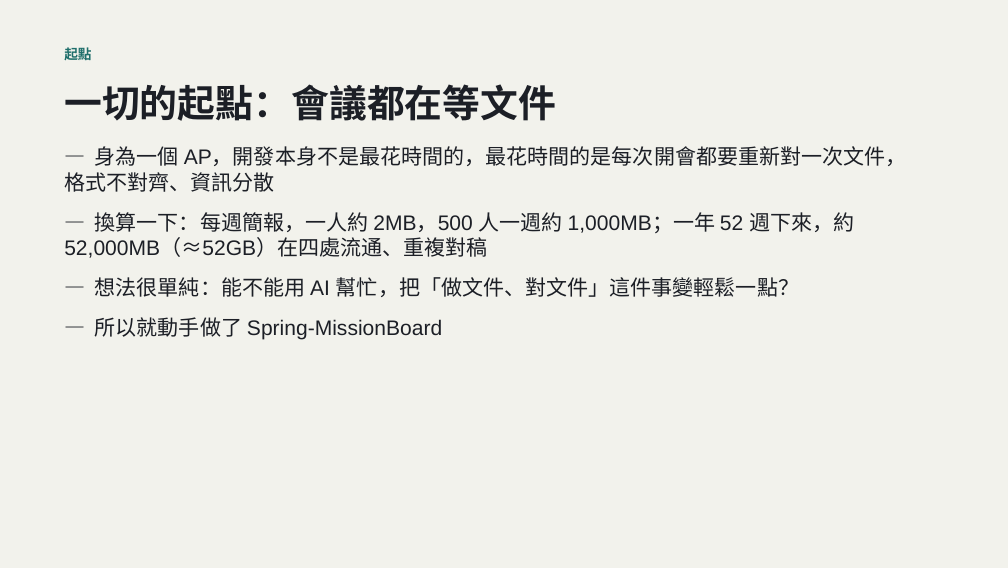
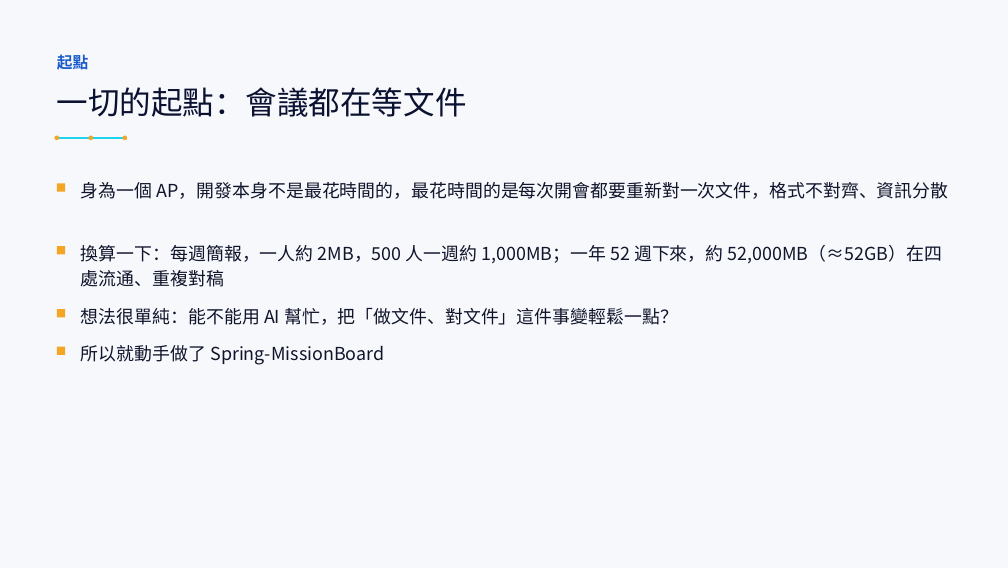
Before and after one commit to LinGaOscar/Spring-MissionBoard, a slide deck: slide 3 of docs/從HTML到SaaS_AI開發技巧回顧.pptx. Drawn at 1008x568 pixels with LibreOffice and Linux fonts; fonts in the diff are those of the drawing. Boxes give left, top, right and bottom in pixels: in the first picture for what was removed or moved away, otherwise in the second. Text is boxed around its words. In the diff, an @@ line names an element or a change of style, - is before the commit and + after.

Commit message:
docs: 簡報全 27 頁視覺重新設計
改用深靛藍／電光青／琥珀黃色系，封面與收尾 Q&A 頁改深色背景。開發歷程頁改時間軸視覺、數字統計頁改 KPI 儀表板風格、開發流程頁改流程圖、SaaS 與重構動機兩頁改左右對照面板。真實對話紀錄兩頁重新核對原始群組圖形裡的逐字內容，避免上次擷取遺漏。畫面截圖統一加外框與角標。內容全部沿用原文，純視覺改版。

```diff
--- a/docs/從HTML到SaaS_AI開發技巧回顧.pptx
+++ b/docs/從HTML到SaaS_AI開發技巧回顧.pptx
@@ background #F2F2EC to #F7F8FC @@
@@ text "起點": place and size @@
-text "起點" at (64, 45, 91, 63)
+text "起點" at (57, 54, 89, 70)
@@ text "起點" at (57, 54, 89, 70): size 13 to 15 pt, font Arial to Courier New, text colour #1F6F6B to #1B5CC9 @@
@@ text "一切的起點：會議都在等文件": place and size @@
-text "一切的起點：會議都在等文件" at (64, 84, 556, 121)
+text "一切的起點：會議都在等文件" at (57, 87, 467, 117)
@@ text "一切的起點：會議都在等文件" at (57, 87, 467, 117): size 36 to 30 pt, font Arial to Noto Sans CJK SC, text colour #1C1F26 to #0B1130, bold off @@
@@ ellipse added at (54, 135, 59, 140), fill #F5A524 @@
@@ line added from (57, 138) to (125, 138), #22D3EE 1.5 pt @@
@@ ellipse added at (89, 135, 93, 140), fill #F5A524 @@
@@ ellipse added at (123, 135, 127, 140), fill #F5A524 @@
@@ rectangle added at (57, 183, 65, 191), fill #F5A524 @@
@@ text added at (81, 182, 949, 199), 17 pt, text #10152B @@
+身為一個 AP，開發本身不是最花時間的，最花時間的是每次開會都要重新對一次文件，格式不對齊、資訊分散
@@ rectangle added at (57, 246, 65, 254), fill #F5A524 @@
@@ text added at (81, 245, 942, 287), 17 pt, text #10152B @@
+換算一下：每週簡報，一人約 2MB，500 人一週約 1,000MB；一年 52 週下來，約 52,000MB（≈52GB）在四處流通、重複對稿
@@ rectangle added at (57, 309, 65, 317), fill #F5A524 @@
@@ text at (81, 308, 678, 325): text changed; size 20 to 17 pt; font Arial to Noto Sans CJK SC; text colour #1C1F26 to #10152B @@
-— 身為一個 AP，開發本身不是最花時間的，最花時間的是每次開會都要重新對一次文件，格式不對齊、資訊分散
-— 換算一下：每週簡報，一人約 2MB，500 人一週約 1,000MB；一年 52 週下來，約 52,000MB（≈52GB）在四處流通、重複對稿
-— 想法很單純：能不能用 AI 幫忙，把「做文件、對文件」這件事變輕鬆一點？
-— 所以就動手做了 Spring-MissionBoard
+想法很單純：能不能用 AI 幫忙，把「做文件、對文件」這件事變輕鬆一點？
@@ rectangle added at (57, 347, 65, 355), fill #F5A524 @@
@@ text added at (81, 345, 384, 365), 17 pt, text #10152B @@
+所以就動手做了 Spring-MissionBoard
```
Also in this commit, not shown: 26 other slides changed.
